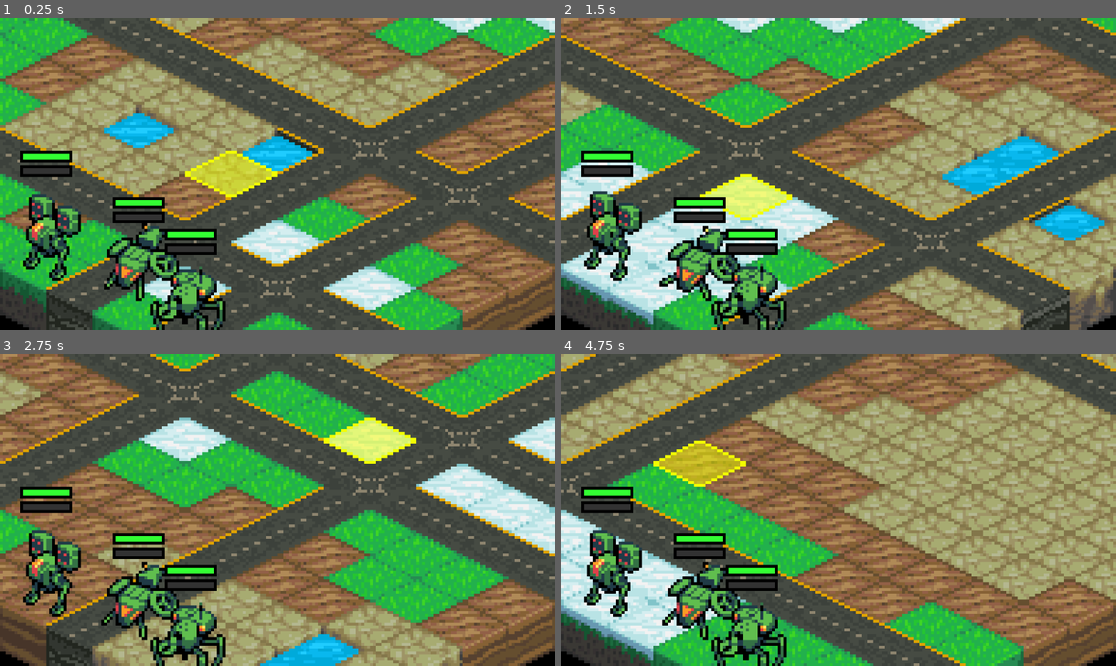
Above: before the commit, frames 1-4 (two rows, left to right).
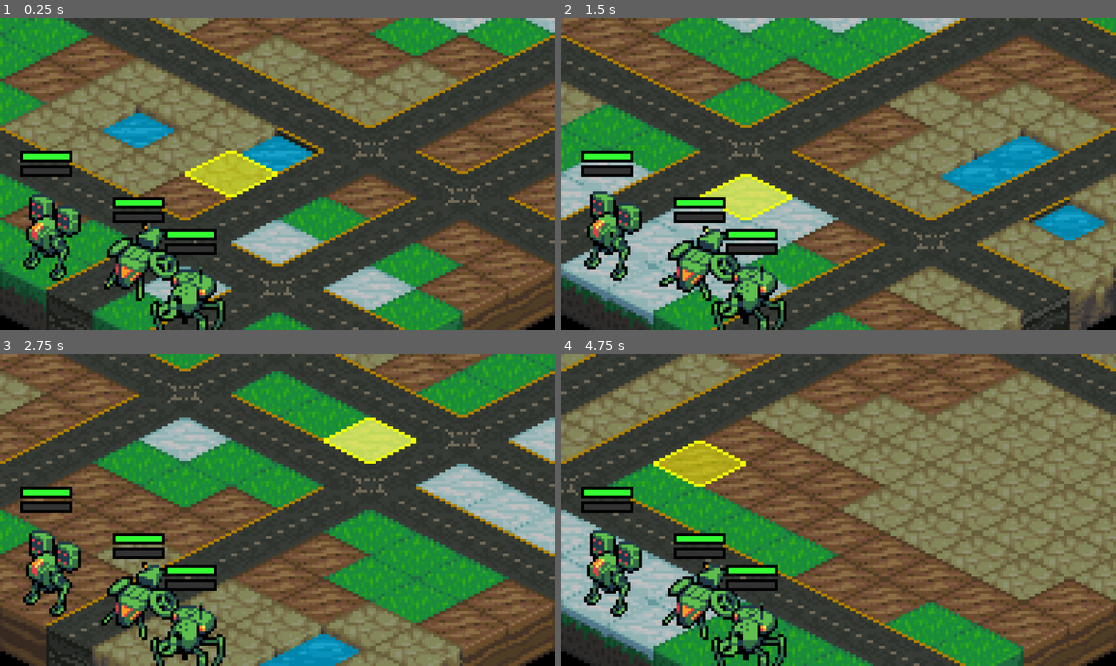
Above: after the commit, the same moments.

Repository: Tekknobot/Terrain
Game: Godot game, scene res://Scenes/Main.tscn
The game is run twice, just before and just after one commit, with the same random seed, the same clock (stepped at 60 frames per second) and the same inputs.
Inputs (mouse positions are in pixels of both pictures, inside the frame that each line leads up to):
- Up to frame 1 (0.25 s): no input
- Up to frame 2 (1.5 s): tap Enter at 0.5 s; move the mouse to (960, 158) at 0.52 s; click (960, 158) at 0.67 s; tap Space at 0.77 s; move the mouse to (727, 189) at 1.27 s; click (727, 189) at 1.42 s
- Up to frame 3 (2.75 s): tap Space at 1.52 s; move the mouse to (333, 441) at 2.02 s; click (333, 441) at 2.17 s
- Up to frame 4 (4.75 s): move the mouse to (810, 572) at 2.77 s; click (810, 572) at 2.92 s; tap Space at 3.02, 3.77, 4.52 s; move the mouse to (1005, 556) at 3.52 s; click (1005, 556) at 3.67 s; move the mouse to (672, 463) at 4.27 s; click (672, 463) at 4.42 s

The runs differ from the first frame. In frame 1, 53% of the frame differs, in the area x 0-100%, y 0-100%; in frame 2, 57%; in frame 3, 55%; in frame 4, 68%.

Commit message:
Movement seems to be working.

Diff:
--- a/Scenes/Main.tscn
+++ b/Scenes/Main.tscn
@@ -179,6 +179,7 @@
 y_sort_enabled = true
 tile_set = SubResource("TileSet_k2046")
 format = 2
+layer_0/modulate = Color(0.787759, 0.787759, 0.787759, 1)
 layer_1/name = "Layer1"
 script = ExtResource("1_juvca")
 grid_width = 12
--- a/Scripts/BattleGrid.gd
+++ b/Scripts/BattleGrid.gd
@@ -33,6 +33,14 @@
 @export var attack_tile_id := 3
 var showing_attack := false
 
+var astar := AStarGrid2D.new()
+var grid_actual_width: int
+var grid_actual_height: int
+
+const MOVE_SPEED := 100.0  # pixels/sec
+var current_path := []
+var moving := false
+
 func _ready():
 	tile_size = get_tileset().tile_size
 	_setup_noise()
@@ -42,7 +50,12 @@
 
 func _input(event):
 	if event is InputEventMouseButton and event.pressed and event.button_index == MOUSE_BUTTON_LEFT:
-		_select_unit_at_mouse()
+		var mouse_tile = local_to_map(to_local(Vector2(get_global_mouse_position().x, get_global_mouse_position().y + 8)))
+		if selected_unit and highlighted_tiles.has(mouse_tile) and not showing_attack:
+			_move_selected_to(mouse_tile)
+		else:
+			_select_unit_at_mouse()
+
 	elif event is InputEventKey and event.pressed and event.keycode == KEY_SPACE:
 		get_tree().reload_current_scene()
 
@@ -118,9 +131,78 @@
 				distances[neighbor] = dist + 1
 				frontier.append(neighbor)
 
+func _move_selected_to(target: Vector2i):
+	current_path = astar.get_point_path(selected_unit.tile_pos, target)
+	if current_path.is_empty():
+		return
+	moving = true
+
+func _physics_process(delta):
+	if moving:
+		var next_tile = current_path[0]
+		var world_pos = to_global(map_to_local(next_tile))
+		var dir = (world_pos - selected_unit.global_position).normalized()
+		selected_unit.global_position += dir * MOVE_SPEED * delta
+
+		if selected_unit.global_position.distance_to(world_pos) < 2:
+			selected_unit.global_position = world_pos
+			selected_unit.tile_pos = next_tile
+			current_path.remove_at(0)
+
+			if current_path.is_empty():
+				moving = false
+				update_astar_grid()   # Refresh walkability now that the unit moved
+				_clear_highlights()   # Remove any leftover range tiles
+
+
+func _clear_highlights():
+	# Restore all movement highlights
+	for pos in highlighted_tiles:
+		set_cell(1, pos, _get_tile_id_from_noise(noise.get_noise_2d(pos.x, pos.y)))
+	highlighted_tiles.clear()
+
 func _post_map_generation():
 	_spawn_teams()
 	_setup_camera()
+	update_astar_grid()
+
+### **Update A* Grid Dynamically**
+func update_astar_grid() -> void:
+	var tilemap: TileMap = self
+	var used_rect = tilemap.get_used_rect()
+	grid_actual_width = used_rect.size.x
+	grid_actual_height = used_rect.size.y
+	print("Updating AStar grid using used_rect: ", used_rect)
+
+	astar.size = Vector2i(grid_actual_width, grid_actual_height)
+	astar.cell_size = Vector2(1, 1)
+	astar.default_compute_heuristic = 1
+	astar.diagonal_mode = AStarGrid2D.DIAGONAL_MODE_NEVER
+	astar.update()  # Clear previous configuration
+
+	for x in range(grid_actual_width):
+		for y in range(grid_actual_height):
+			var tile_position = Vector2i(x, y)
+			var tile_id = tilemap.get_cell_source_id(0, tile_position)
+			# Mark tile as solid if it's invalid, water, or occupied.
+			var is_solid: bool = (tile_id == -1 or tile_id == water_tile_id or is_tile_occupied(tile_position))
+			astar.set_point_solid(tile_position, is_solid)
+
+	print("AStar grid updated with size:", grid_actual_width, "x", grid_actual_height)
+
+func is_tile_occupied(tile: Vector2i) -> bool:
+	return get_unit_at_tile(tile) != null
+
+func _build_astar():
+	astar.clear()
+	astar.cell_size = tile_size
+	for x in range(grid_width):
+		for y in range(grid_height):
+			var pos = Vector2i(x, y)
+			if _is_tile_walkable(pos):
+				astar.add_cell(pos)
+	astar.connect_neighbors()
+
 
 func _setup_noise():
 	noise.seed = randi()
